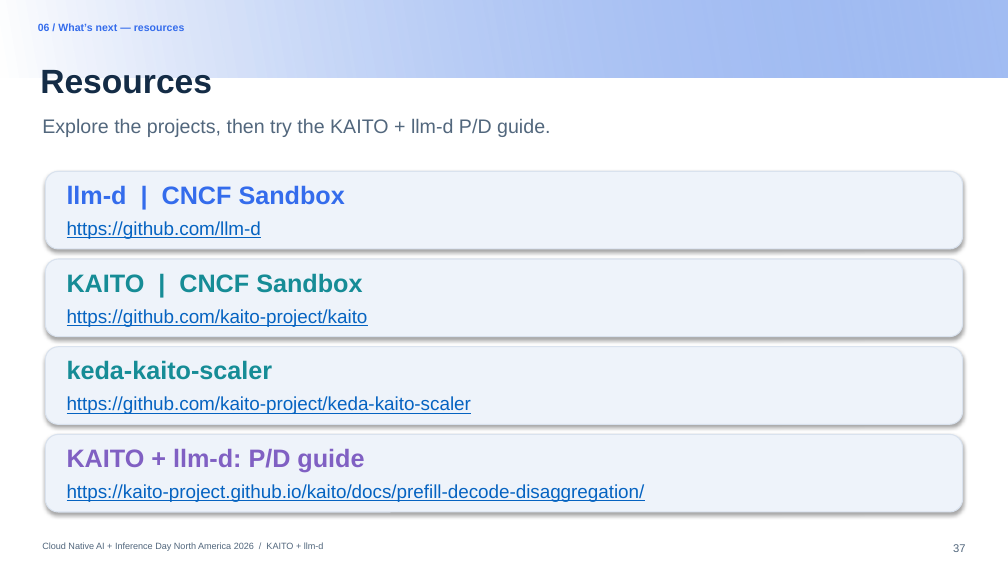
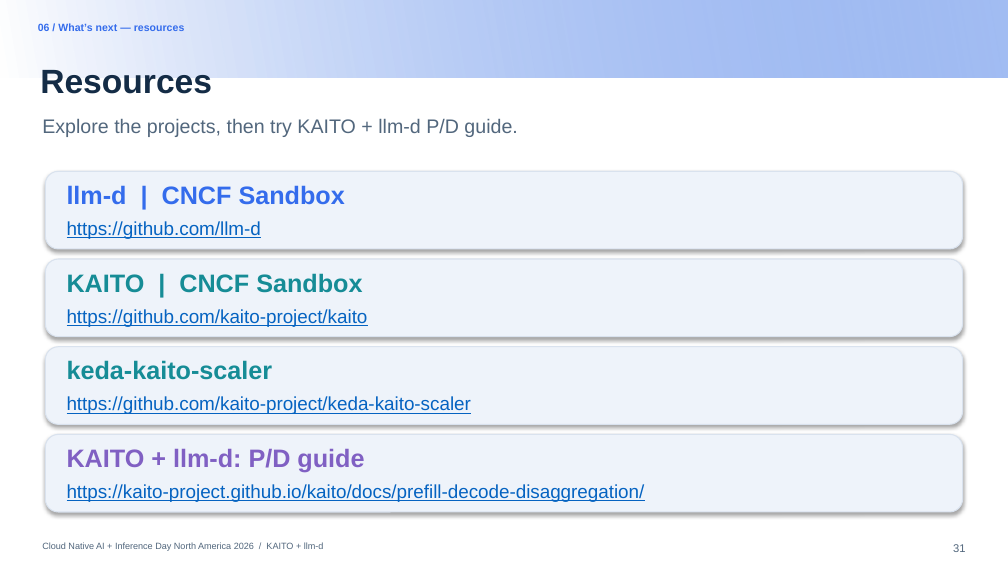
Before and after one commit to andyzhangx/demo, a slide deck: slide 31 of llm/pd-disaggregation/kubecon-na-2026-pd-disaggregation-kaito-llmd.pptx (slide 37 before the commit). Drawn at 1008x567 pixels with LibreOffice and Linux fonts; fonts in the diff are those of the drawing; background and template pictures are left out. Boxes give left, top, right and bottom in pixels: in the first picture for what was removed or moved away, otherwise in the second. Text is boxed around its words. In the diff, an @@ line names an element or a change of style, - is before the commit and + after.

```diff
--- a/llm/pd-disaggregation/kubecon-na-2026-pd-disaggregation-kaito-llmd.pptx
+++ b/llm/pd-disaggregation/kubecon-na-2026-pd-disaggregation-kaito-llmd.pptx
@@ text at box(42, 119, 517, 137): text changed @@
-Explore the projects, then try the KAITO + llm-d P/D guide.
+Explore the projects, then try KAITO + llm-d P/D guide.
@@ page number at box(953, 544, 965, 552): text changed @@
-37
+31
```
Also in this commit, not shown: 8 other slides changed.
